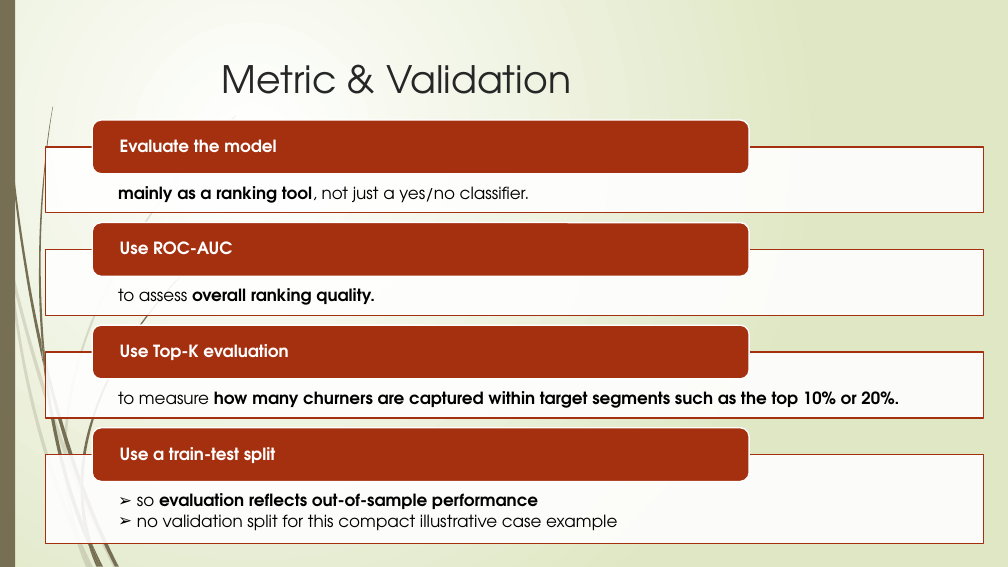
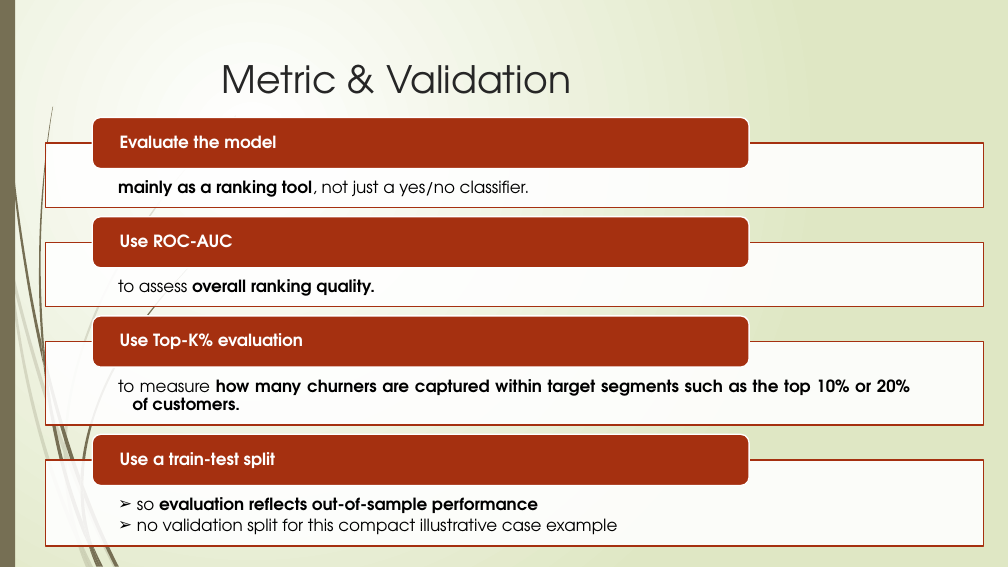
Before and after one commit to Phrey001/ml-casebook, a slide deck: slide 4 of ml-examples/churn_prediction/churn_problem_framing.pptx. Drawn at 1008x567 pixels with LibreOffice and Linux fonts; fonts in the diff are those of the drawing. Boxes give left, top, right and bottom in pixels: in the first picture for what was removed or moved away, otherwise in the second. Text is boxed around its words. In the diff, an @@ line names an element or a change of style, - is before the commit and + after.

```diff
--- a/ml-examples/churn_prediction/churn_problem_framing.pptx
+++ b/ml-examples/churn_prediction/churn_problem_framing.pptx
@@ 3 texts, 2 rounded rectangles, 1 rectangle: place and size @@
-3 texts, 2 rounded rectangles, 1 rectangle at [45,120,984,276]
+3 texts, 2 rounded rectangles, 1 rectangle at [45,117,984,268]
@@ 1 text, 1 rectangle, 1 rounded rectangle: place and size @@
-1 text, 1 rectangle, 1 rounded rectangle at [45,250,984,379]
+1 text, 1 rectangle, 1 rounded rectangle at [45,242,984,368]
@@ rectangle: place and size @@
-rectangle at [45,352,984,418]
+rectangle at [45,342,984,425]
@@ text at [120,333,303,349]: text changed @@
-Use Top-K evaluation
+Use Top-K% evaluation
@@ text at [118,379,910,411]: text changed @@
-  to measure how many churners are captured within target segments such as the top 10% or 20%.
+  to measure how many churners are captured within target segments such as the top 10% or 20% of customers.
@@ 2 texts, 1 rectangle, 1 rounded rectangle: place and size @@
-2 texts, 1 rectangle, 1 rounded rectangle at [45,428,984,543]
+2 texts, 1 rectangle, 1 rounded rectangle at [45,435,984,546]
```
Also in this commit, not shown: 1 other slide changed, 3 other files.
